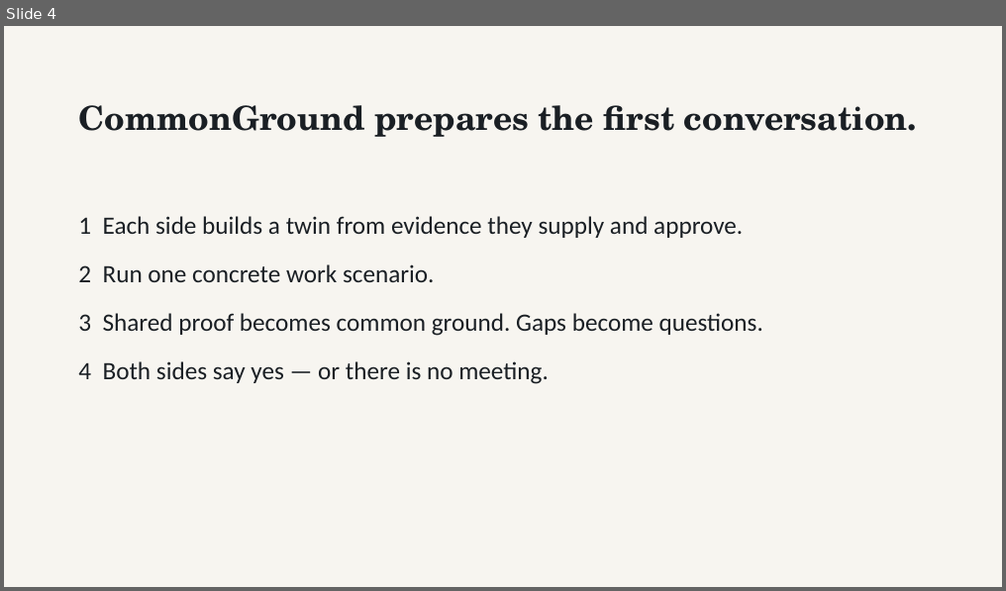
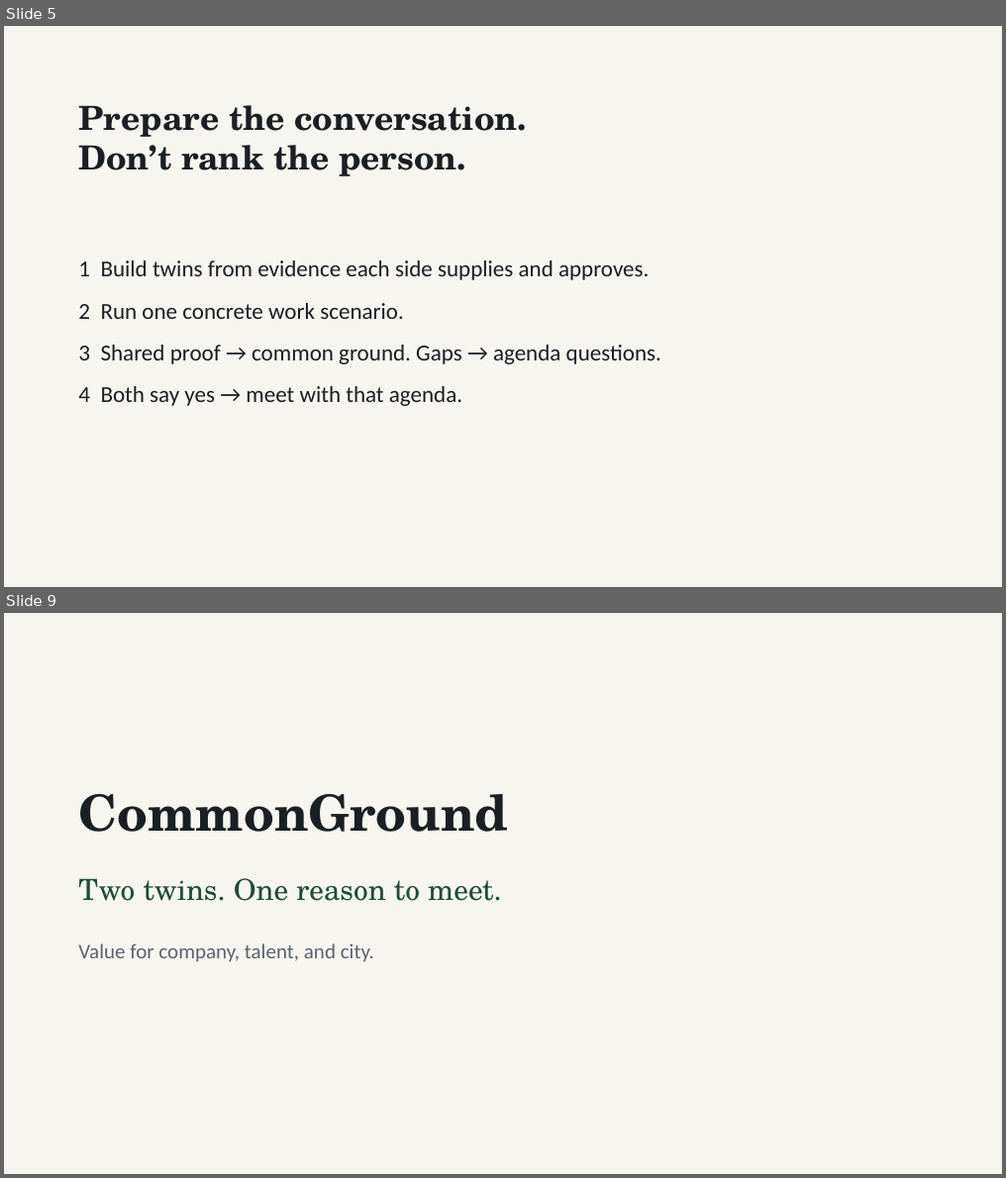
Before and after one commit to Abdullah12has/commonground-espoo, a slide deck: submission/CommonGround_Espoo_Pitch.pptx. Shown one above the other, each under a label of ours: slide 4 before the commit, slides 5 and 9 after it; the slides between them are not shown. The pictures are 1006x591 and 1006x1178 pixels, drawn with LibreOffice and Linux fonts; fonts in the diff are those of the drawing. Boxes give left, top, right and bottom in pixels: in the first picture for what was removed or moved away, otherwise in the second. Text is boxed around its words. In the diff, an @@ line names an element or a change of style, - is before the commit and + after.

Commit message:
Add positive-sum value prop to CommonGround pitch

```diff
--- a/submission/CommonGround_Espoo_Pitch.pptx
+++ b/submission/CommonGround_Espoo_Pitch.pptx
@@ slide 9 added at bbox=[4, 613, 1002, 1174], background #FFFFFF @@
@@ rectangle added at bbox=[4, 613, 1002, 1174], fill #F7F5F0 @@
@@ text added at bbox=[78, 794, 508, 832], 48 pt, text #1A1F24, bold @@
+CommonGround
@@ text added at bbox=[78, 878, 501, 901], 28 pt, text #1F4B3A @@
+Two twins. One reason to meet.
@@ text added at bbox=[78, 944, 374, 962], 20 pt, text #5A646E @@
+Value for company, talent, and city.
@@ what was slide 4 is now slide 5 @@
@@ slide 5 changed as well @@
@@ text at bbox=[78, 105, 527, 176]: text changed @@
-CommonGround prepares the first conversation.
+Prepare the conversation.
+Don’t rank the person.
@@ text "1 Build twins from evidence ...": place and size @@
-text "1 Build twins from evidence ..." at bbox=[78, 216, 763, 384]
+text "1 Build twins from evidence ..." at bbox=[78, 261, 661, 406]
@@ text at bbox=[78, 261, 648, 280]: text changed; size 24 to 22 pt @@
-1 Each side builds a twin from evidence they supply and approve.
+1 Build twins from evidence each side supplies and approves.
@@ text at bbox=[78, 303, 404, 319]: size 24 to 22 pt in "2 Run one concrete work scenario."; less space between paragraphs @@
@@ text at bbox=[78, 345, 661, 406]: text changed; size 24 to 22 pt @@
-3 Shared proof becomes common ground. Gaps become questions.
-4 Both sides say yes — or there is no meeting.
+3 Shared proof → common ground. Gaps → agenda questions.
+4 Both say yes → meet with that agenda.
```
Also in this commit, not shown: 2 other slides changed, 5 other slides added, 6 slides removed, 5 other files.
